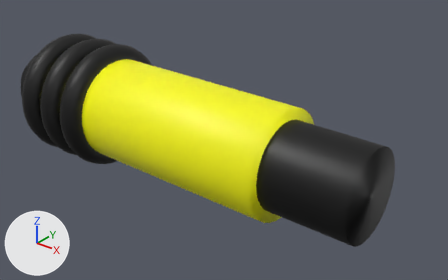
What one commit did to the Blender file assets/weapon/weapon.blend.
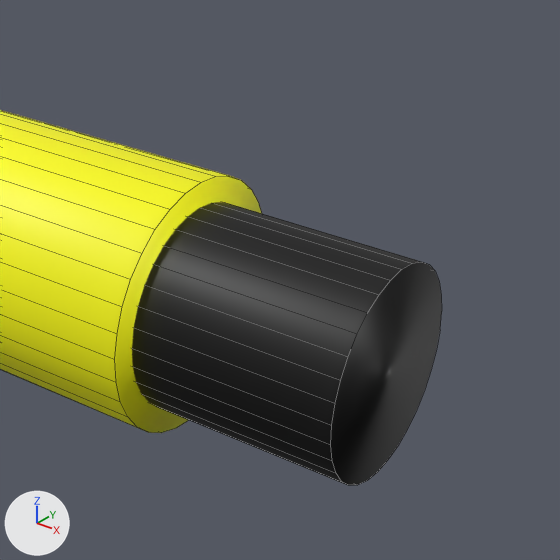
Each version appears first whole from a 50 mm lens placed at (7.6, -7.74, 4.89), pointed at (1.12, 0.37, -0.14), and next in a close-up on the part from 44% to 100% of the width and 10% to 100% of the height. Every picture has the same lights, and +X, +Y and +Z are marked at lower left. The close-ups show mesh edges as thin lines.

The scene before the commit, as lines of its bpy script (objects in view):
```python
me_cylinder = bpy.data.meshes.new('Cylinder')
me_cylinder.from_pydata(...)  # a 32-sided cylinder along z spanning x -1.0..1.0, y -1.0..1.0, z -1.0..1.0
me_cylinder.polygons.foreach_set('use_smooth', [True] * 34)
me_cylinder.materials.append(mat_yellow)  # yellow #ffff00
me_cylinder_003 = bpy.data.meshes.new('Cylinder.003')
me_cylinder_003.from_pydata(...)  # a 32-sided cylinder along z spanning x -1.0..1.0, y -1.0..1.0, z -1.0..1.0
me_cylinder_003.polygons.foreach_set('use_smooth', [True] * 34)
me_cylinder_003.materials.append(mat_black_002)  # black #000000
ob_cylinder = bpy.data.objects.new('Cylinder', me_cylinder)
ob_cylinder.parent = ob_cylinder_001
ob_cylinder.matrix_parent_inverse = Matrix(((0.0, 0.0, -1.25, 0.0), (0.0, 1.25, 0.0, 0.0), (0.258, 0.0, 0.0, -0.103), (0.0, 0.0, 0.0, 1.0)))
ob_cylinder.location = (0.0, 0.0, 0.0)
ob_cylinder.rotation_euler = (0.0, 1.571, 0.0)  # degrees (0, 90, 0)
ob_cylinder.scale = (1.0, 1.0, 2.7)
ob_cylinder_001 = bpy.data.objects.new('Cylinder.001', me_cylinder_003)
ob_cylinder_001.location = (0.4, 0.0, 0.0)
ob_cylinder_001.rotation_euler = (0.0, 1.571, 0.0)  # degrees (0, 90, 0)
ob_cylinder_001.scale = (0.8, 0.8, 3.88)
```
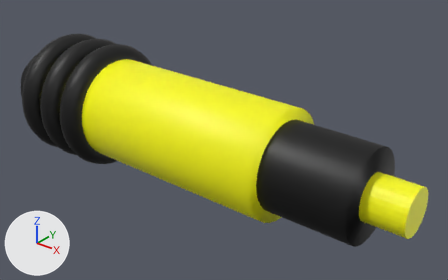
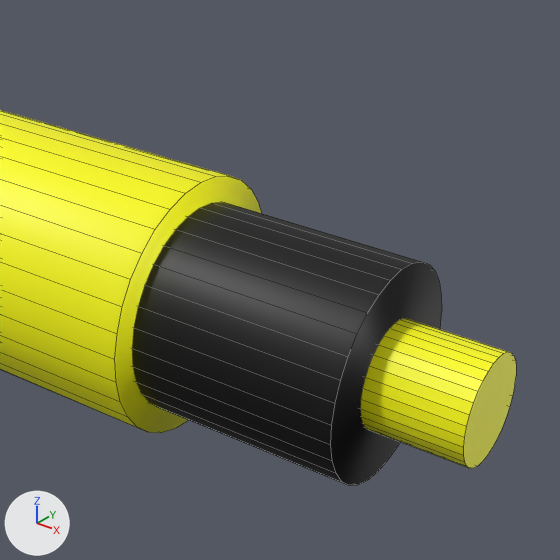
Pixel boxes [x1, y1, x2, y2] of what changed, in the close-ups (560 x 560 px):
'Trigger', added (yellow)
    after: [361, 318, 516, 468]

The change, as a diff of the scene's bpy script:
```diff
--- a/assets/weapon/weapon.blend.py
+++ b/assets/weapon/weapon.blend.py
@@ me_cylinder_001 @@
+me_cylinder_001.from_pydata(...)  # a 32-sided cylinder along z spanning x -1.0..1.0, y -1.0..1.0, z -1.0..1.0
+me_cylinder_001.materials.append(mat_yellow)  # yellow #ffff00
@@ ob_trigger @@
+ob_trigger = bpy.data.objects.new('Trigger', me_cylinder_001)
+ob_trigger.location = (4.0, 0.0, 0.0)
+ob_trigger.rotation_euler = (0.0, 1.571, 0.0)  # degrees (0, 90, 0)
+ob_trigger.scale = (0.4, 0.4, 1.0)
```
